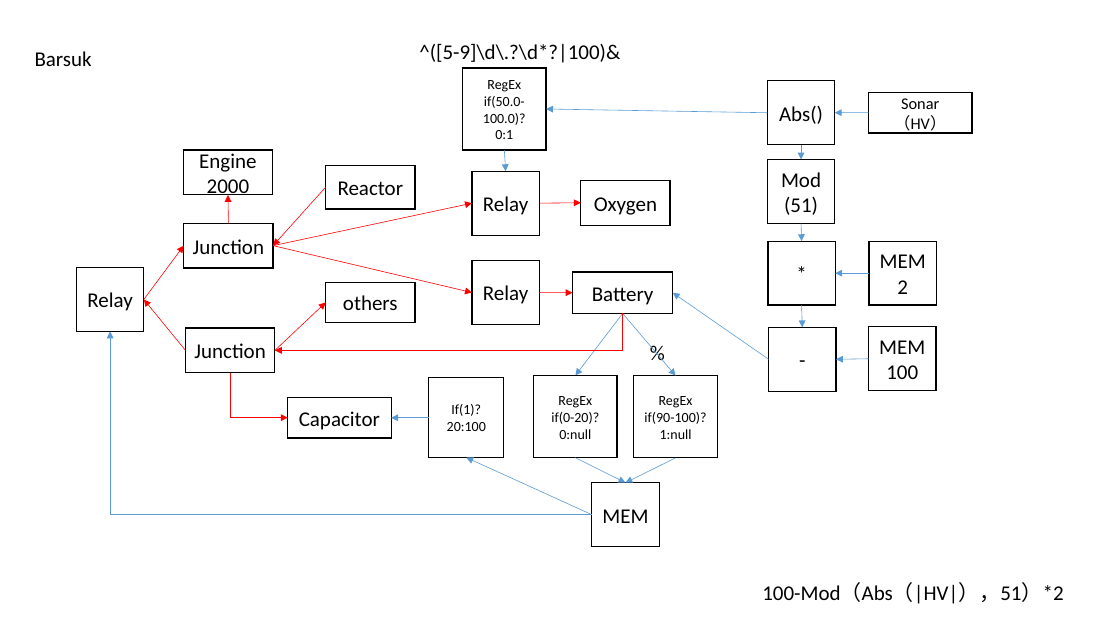
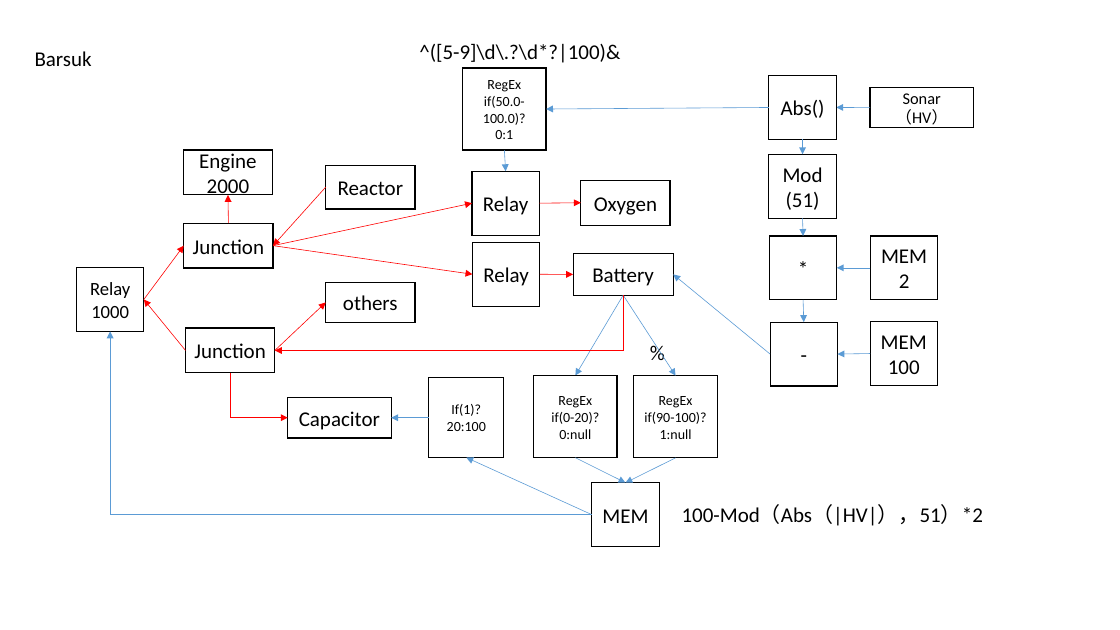
Before and after one commit to panhao4812/GameTools, a slide deck: slide 7 of BaroAngEditor/BaroAngEditor/mods/Lines.pptx (slide 6 before the commit). Drawn at 1120x630 pixels with LibreOffice and Linux fonts; fonts in the diff are those of the drawing. Boxes give left, top, right and bottom in pixels: in the first picture for what was removed or moved away, otherwise in the second. Text is boxed around its words. In the diff, an @@ line names an element or a change of style, - is before the commit and + after.

```diff
--- a/BaroAngEditor/BaroAngEditor/mods/Lines.pptx
+++ b/BaroAngEditor/BaroAngEditor/mods/Lines.pptx
@@ arrow moved from (768, 113) - (546, 109) to (769, 108) - (546, 109) @@
@@ 7 rectangles, 6 arrows: place and size @@
-7 rectangles, 6 arrows at <box>768,81,972,392</box>
+7 rectangles, 6 arrows at <box>769,76,974,386</box>
@@ arrow moved from (273, 245) - (472, 292) to (273, 245) - (473, 275) @@
@@ rectangle "Relay": place and size @@
-rectangle "Relay" at <box>472,260,539,324</box>
+rectangle "Relay" at <box>473,242,540,306</box>
@@ rectangle "Battery": place and size @@
-rectangle "Battery" at <box>573,272,673,313</box>
+rectangle "Battery" at <box>573,254,673,295</box>
@@ text in rectangle at <box>90,282,130,298</box>: size 18 to 16 pt in "Relay" @@
@@ elbow arrow moved from (623, 313) - (275, 350) to (623, 295) - (275, 350) @@
@@ arrow moved from (539, 292) - (573, 292) to (540, 275) - (573, 275) @@
@@ arrow moved from (623, 313) - (576, 376) to (623, 295) - (576, 376) @@
@@ arrow moved from (623, 313) - (676, 376) to (623, 295) - (676, 376) @@
@@ arrow moved from (769, 360) - (673, 292) to (770, 354) - (674, 275) @@
@@ text in rectangle at <box>91,306,129,318</box>: paragraph added @@
+1000
@@ text "100-Mod（Abs（|HV|），51）*2": place and size @@
-text "100-Mod（Abs（|HV|），51）*2" at <box>762,583,1063,604</box>
+text "100-Mod（Abs（|HV|），51）*2" at <box>682,505,983,526</box>
```
